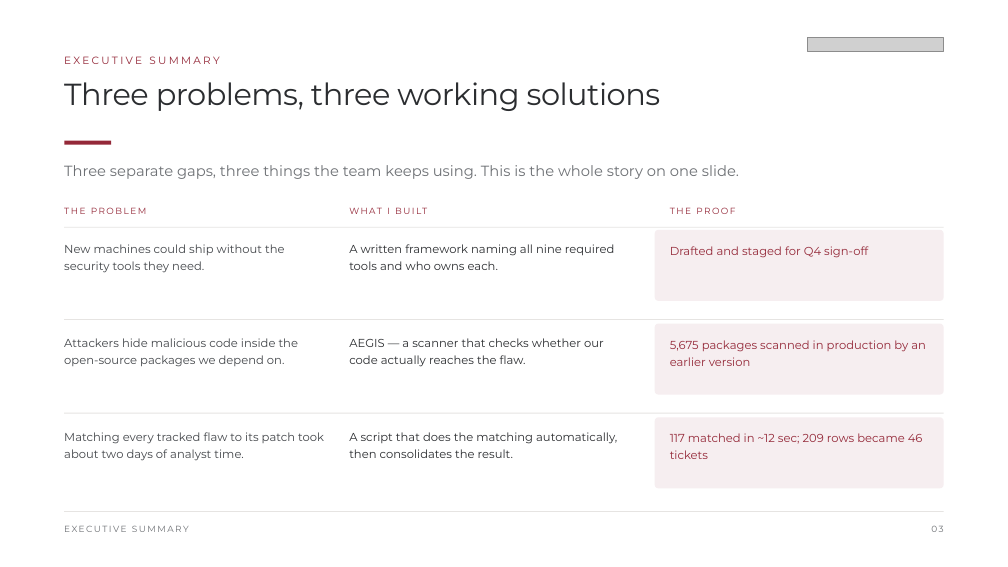
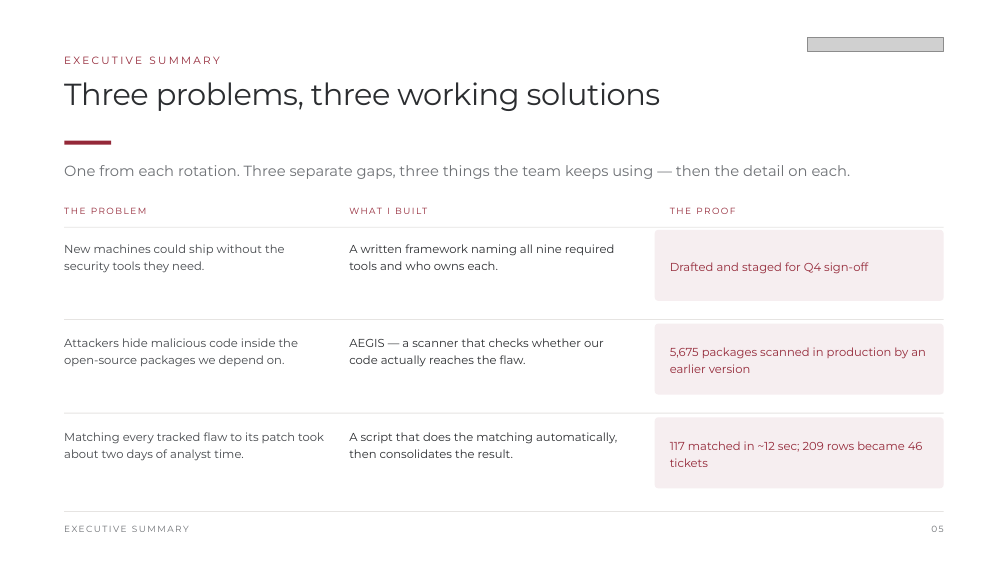
Before and after one commit to Jairmald/ai, a slide deck: slide 5 of out/Internship_Exit_Presentation_Stewart.pptx (slide 3 before the commit). Drawn at 1008x567 pixels with LibreOffice and Linux fonts; fonts in the diff are those of the drawing; grey boxes stand for pictures. Boxes give left, top, right and bottom in pixels: in the first picture for what was removed or moved away, otherwise in the second. Text is boxed around its words. In the diff, an @@ line names an element or a change of style, - is before the commit and + after.

```diff
--- a/out/Internship_Exit_Presentation_Stewart.pptx
+++ b/out/Internship_Exit_Presentation_Stewart.pptx
@@ text at (64,165,851,179): text changed @@
-Three separate gaps, three things the team keeps using. This is the whole story on one slide.
+One from each rotation. Three separate gaps, three things the team keeps using — then the detail on each.
@@ text "Drafted and staged for Q4 ...": place and size @@
-text "Drafted and staged for Q4 ..." at (670,246,868,258)
+text "Drafted and staged for Q4 ..." at (670,262,868,274)
@@ text "5,675 packages scanned in production ...": place and size @@
-text "5,675 packages scanned in production ..." at (670,340,926,366)
+text "5,675 packages scanned in production ..." at (670,347,926,373)
@@ vertical alignment top to middle in 3 elements at (670,262,868,274), (670,347,926,373), (670,441,923,467) @@
@@ text "117 matched in ~12 sec; ...": place and size @@
-text "117 matched in ~12 sec; ..." at (670,433,923,459)
+text "117 matched in ~12 sec; ..." at (670,441,923,467)
```
Also in this commit, not shown: 2 other slides changed, 4 other files.
